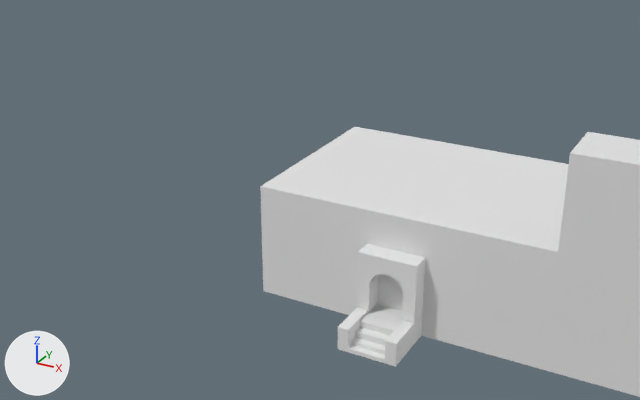
One commit to the Blender file HRAM.blend: the scene before it, then after it.
One viewpoint serves both versions: a 50 mm camera at (9.94, -24.03, 15.5) aimed at (-6.7, 6.23, 0.37). The axes (+X, +Y, +Z) are drawn at lower left. The lights are the same throughout.
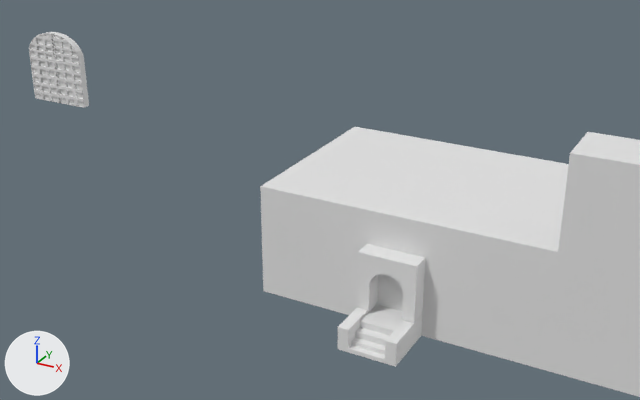
Diff of the bpy script that builds the scene:
```diff
--- a/HRAM.blend.py
+++ b/HRAM.blend.py
@@ me_circle @@
+me_circle.from_pydata(...)  # 151 vertices, 92 faces, 1 loose edge; spans x -1.4..1.4, y -1.0..2.0, z -0.33..0.0
@@ cu_circle_002 @@
+cu_circle_002 = bpy.data.curves.new('Circle.002', 'CURVE')
+cu_circle_002.dimensions = '3D'
+_sp = cu_circle_002.splines.new('POLY'); _sp.points.add(73)
+_sp.points.foreach_set('co', [-0.906, 2.0, -0.266, 0.0, -0.7, 2.0, -0.266, 0.0, -0.573, 2.0, -0.266, 0.0, -0.446, 2.0, -0.266, 0.0, -0.301, 2.0, -0.266, 0.0, -0.0926, 2.0, -0.266, 0.0, -0.00919, 2.0, -0.266, 0.0, 0.0858, 2.0, -0.266, 0.0, 0.386, 2.0, -0.266, 0.0, 0.517, 2.0, -0.266, 0.0, 0.873, 2.0, -0.266, 0.0, 1.01, 2.0, -0.266, 0.0, 1.4, 2.0, -0.266, 0.0, 1.4, 1.875, -0.266, 0.0, 1.4, 1.75, -0.266, 0.0, 1.4, 1.625, -0.266, 0.0, 1.4, 1.5, -0.266, 0.0, 1.4, 1.375, -0.266, 0.0, 1.4, 1.25, -0.266, 0.0, 1.4, 1.125, -0.266, 0.0, 1.4, 1.0, -0.266, 0.0, 1.4, 0.875, -0.266, 0.0, 1.4, 0.75, -0.266, 0.0, 1.4, 0.625, -0.266, 0.0, 1.4, 0.5, -0.266, 0.0, 1.4, 0.375, -0.266, 0.0, 1.4, 0.25, -0.266, 0.0, 1.4, 0.125, -0.266, 0.0, 1.4, 0.0, -0.266, 0.0, 1.387, -0.0975, -0.266, 0.0, 1.373, -0.195, -0.266, 0.0, 1.293, -0.383, -0.266, 0.0, 1.229, -0.469, -0.266, 0.0, 1.164, -0.556, -0.266, 0.0, 1.009, -0.69, -0.266, 0.0, 0.99, -0.707, -0.266, 0.0, 0.884, -0.769, -0.266, 0.0, 0.778, -0.831, -0.266, 0.0, 0.536, -0.924, -0.266, 0.0, 0.404, -0.952, -0.266, 0.0, 0.273, -0.981, -0.266, 0.0, 0.088, -0.996, -0.266, 0.0, 0.0, -1.0, -0.266, 0.0, -0.0871, -0.994, -0.266, 0.0, -0.273, -0.981, -0.266, 0.0, -0.404, -0.952, -0.266, 0.0, -0.536, -0.924, -0.266, 0.0, -0.778, -0.831, -0.266, 0.0, -0.884, -0.769, -0.266, 0.0, -0.99, -0.707, -0.266, 0.0, -1.038, -0.669, -0.266, 0.0, -1.164, -0.556, -0.266, 0.0, -1.229, -0.469, -0.266, 0.0, -1.293, -0.383, -0.266, 0.0, -1.373, -0.195, -0.266, 0.0, -1.387, -0.0975, -0.266, 0.0, -1.4, 0.0, -0.266, 0.0, -1.4, 0.125, -0.266, 0.0, -1.4, 0.25, -0.266, 0.0, -1.4, 0.375, -0.266, 0.0, -1.4, 0.5, -0.266, 0.0, -1.4, 0.625, -0.266, 0.0, -1.4, 0.75, -0.266, 0.0, -1.4, 0.875, -0.266, 0.0, -1.4, 1.0, -0.266, 0.0, -1.4, 1.125, -0.266, 0.0, -1.4, 1.25, -0.266, 0.0, -1.4, 1.375, -0.266, 0.0, -1.4, 1.5, -0.266, 0.0, -1.4, 1.625, -0.266, 0.0, -1.4, 1.75, -0.266, 0.0, -1.4, 1.875, -0.266, 0.0, -1.4, 2.0, -0.266, 0.0, -1.05, 2.0, -0.266, 0.0])
+_sp.points.foreach_set('tilt', [0.785, 0.785, 0.785, 0.785, 0.785, 0.785, 0.785, 0.785, 0.785, 0.785, 0.785, 0.785, 0.785, 0.785, 0.785, 0.785, 0.785, 0.785, 0.785, 0.785, 0.785, 0.785, 0.785, 0.785, 0.785, 0.785, 0.785, 0.785, 0.785, 0.785, 0.785, 0.785, 0.785, 0.785, 0.785, 0.785, 0.785, 0.785, 0.785, 0.785, 0.785, 0.785, 0.785, 0.785, 0.785, 0.785, 0.785, 0.785, 0.785, 0.785, 0.785, 0.785, 0.785, 0.785, 0.785, 0.785, 0.785, 0.785, 0.785, 0.785, 0.785, 0.785, 0.785, 0.785, 0.785, 0.785, 0.785, 0.785, 0.785, 0.785, 0.785, 0.785, 0.785, 0.785])
+_sp.order_v = 0
+_sp.resolution_v = 0
+_sp.use_cyclic_u = True
+_sp.use_endpoint_u = True
+_sp.use_smooth = False
+cu_circle_002.bevel_resolution = 0
+cu_circle_002.bevel_depth = 0.02
+cu_circle_002.fill_mode = 'FULL'
@@ ob_circle_002 @@
+ob_circle_002 = bpy.data.objects.new('Circle.002', cu_circle_002)
+ob_circle_002.location = (-17.53, 2.98, 6.0)
+ob_circle_002.rotation_euler = (-7.854, 0.0, 0.0)  # degrees (270, 0, 0)
@@ ob_circle_001 @@
+ob_circle_001 = bpy.data.objects.new('Circle.001', me_circle)
+ob_circle_001.location = (-17.53, 3.0, 6.0)
+ob_circle_001.rotation_euler = (-7.854, 0.0, 0.0)  # degrees (270, 0, 0)
```

Pixel boxes [x1, y1, x2, y2] of what changed, in the pictures (640 x 400 px):
'Circle.001', added
    after: [29, 32, 89, 107]
'Circle.002', added
    after: [29, 33, 85, 108]
